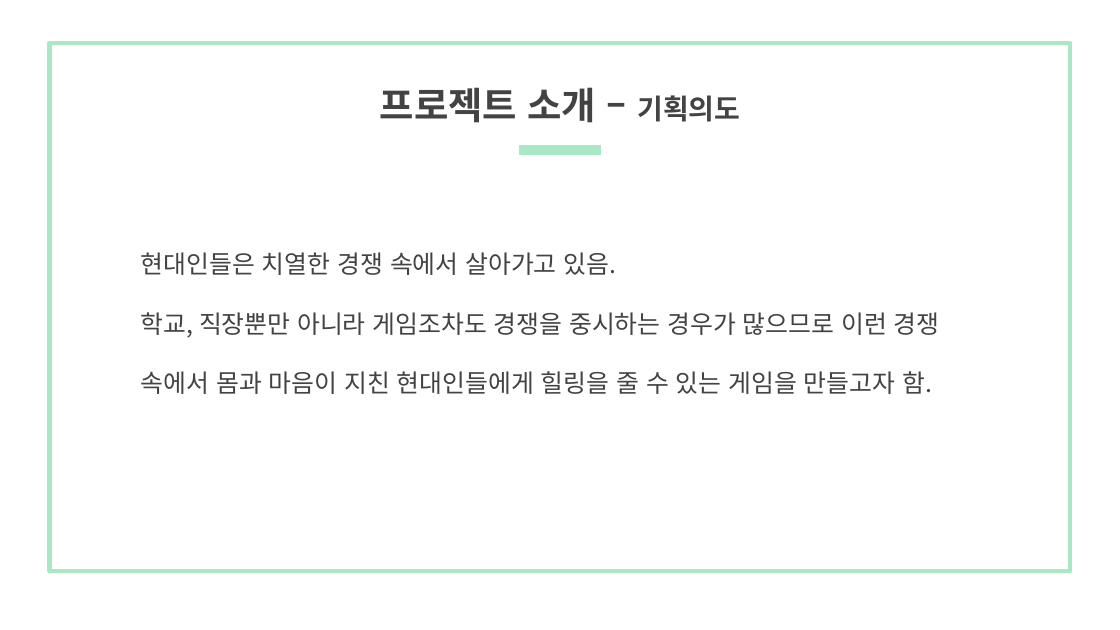
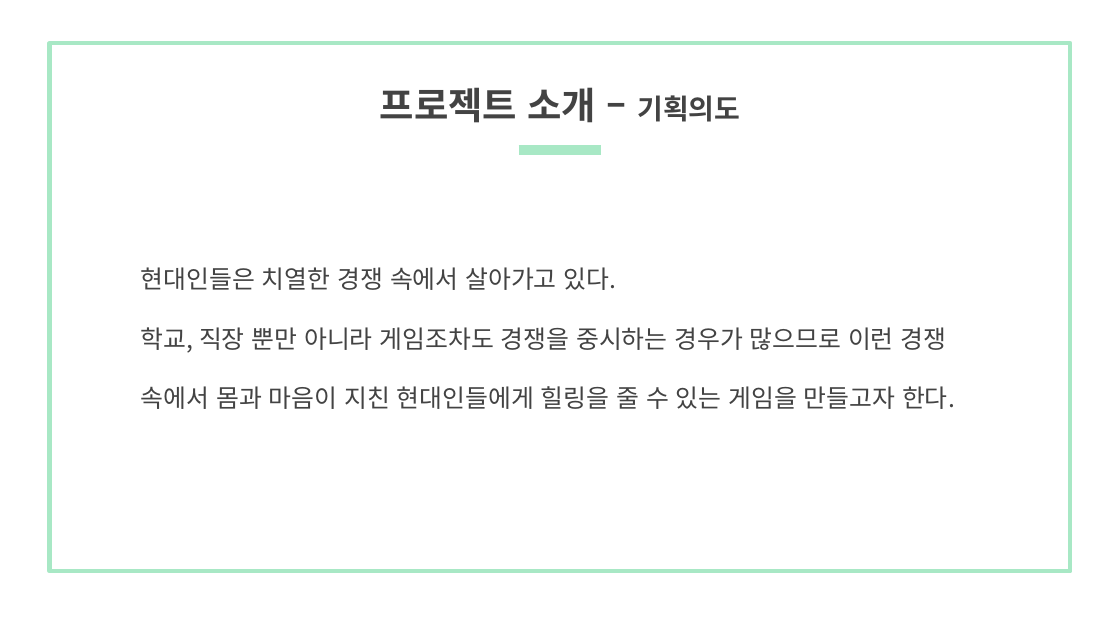
Before and after one commit to kookmin-sw/capstone-2020-10, a slide deck: slide 4 of doc/최종발표 자료/마이 리틀 팜 최종 발표 자료.pptx. Drawn at 1120x630 pixels with LibreOffice and Linux fonts; fonts in the diff are those of the drawing. Boxes give left, top, right and bottom in pixels: in the first picture for what was removed or moved away, otherwise in the second. Text is boxed around its words. In the diff, an @@ line names an element or a change of style, - is before the commit and + after.

```diff
--- a/doc/최종발표 자료/마이 리틀 팜 최종 발표 자료.pptx
+++ b/doc/최종발표 자료/마이 리틀 팜 최종 발표 자료.pptx
@@ text at (141,267,955,409): text changed @@
-현대인들은 치열한 경쟁 속에서 살아가고 있음.
-학교, 직장뿐만 아니라 게임조차도 경쟁을 중시하는 경우가 많으므로 이런 경쟁 속에서 몸과 마음이 지친 현대인들에게 힐링을 줄 수 있는 게임을 만들고자 함.
+현대인들은 치열한 경쟁 속에서 살아가고 있다.
+학교, 직장 뿐만 아니라 게임조차도 경쟁을 중시하는 경우가 많으므로 이런 경쟁 속에서 몸과 마음이 지친 현대인들에게 힐링을 줄 수 있는 게임을 만들고자 한다.
```
Also in this commit, not shown: 5 other slides changed, 3 slides added, 3 slides removed, 1 other file.
